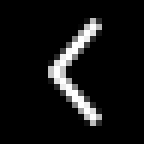
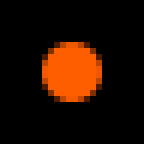
Revision of a layered 144x144 image; what changed, layer by layer:
added layer "dot_accent" above "arrow right" over [42, 18, 102, 126]
hid "arrow left" over [42, 18, 102, 126]
